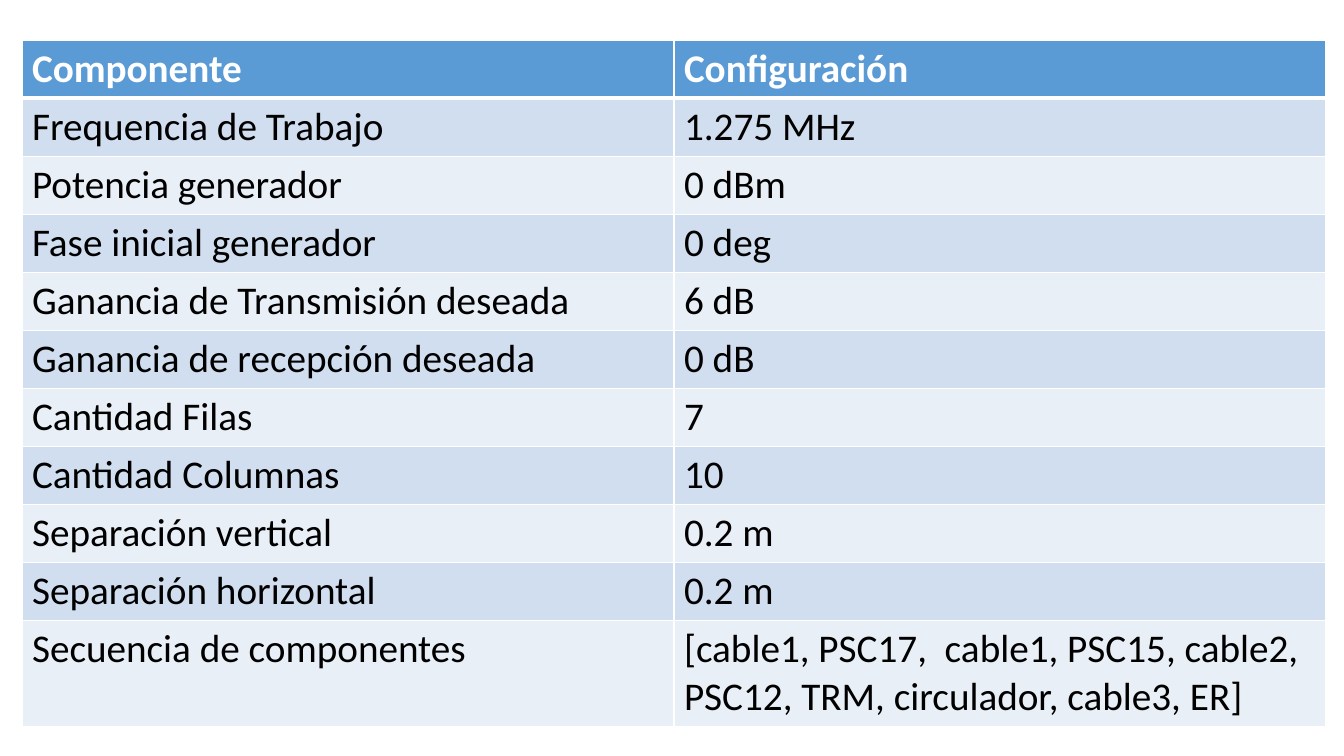
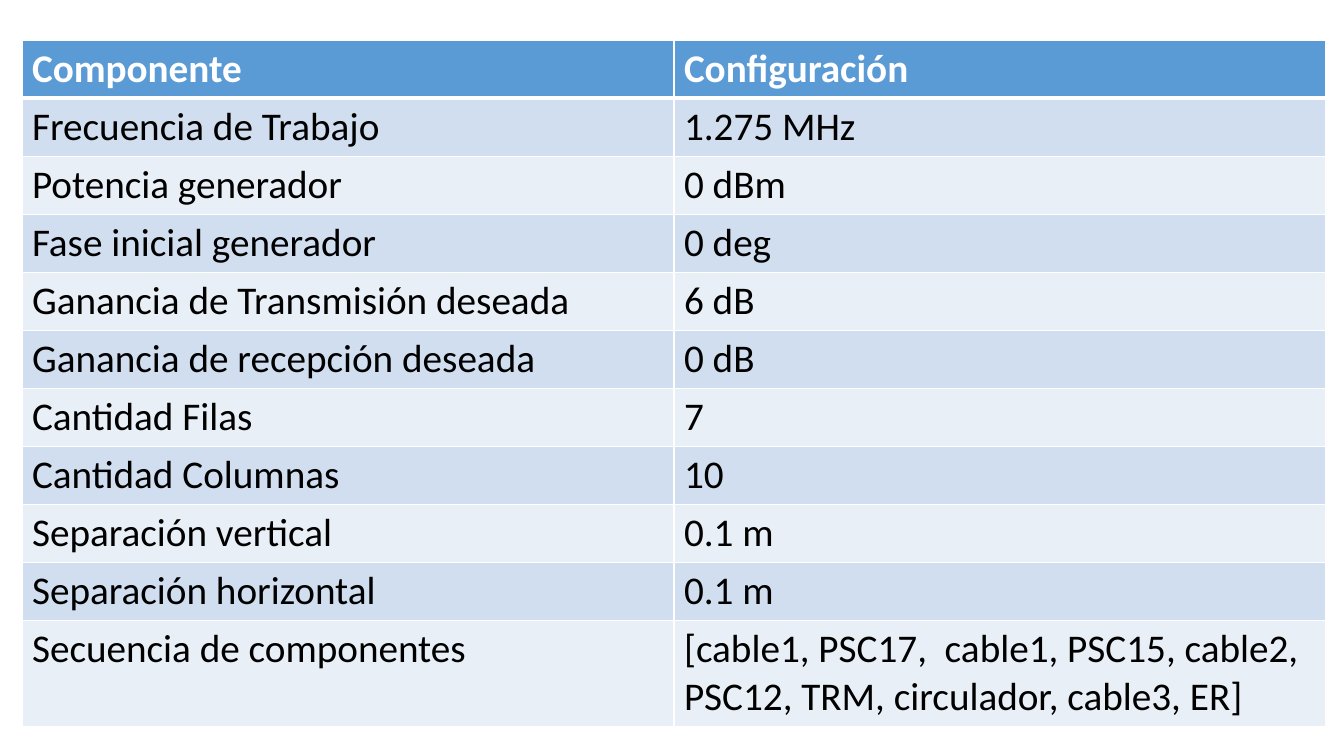
Before and after one commit to franciscoSoler/Polarimetric-Antenna-Calibrator, a slide deck: slide 47 of written/presentation/tesisInformatica.pptm. Drawn at 1344x756 pixels with LibreOffice and Linux fonts; fonts in the diff are those of the drawing. Boxes give left, top, right and bottom in pixels: in the first picture for what was removed or moved away, otherwise in the second. Text is boxed around its words. In the diff, an @@ line names an element or a change of style, - is before the commit and + after.

```diff
--- a/written/presentation/tesisInformatica.pptm
+++ b/written/presentation/tesisInformatica.pptm
@@ table at (22,40,1327,720) @@
-row 2, column 1: Frequencia de Trabajo
+row 2, column 1: Frecuencia de Trabajo
-row 9, column 2: 0.2 m
+row 9, column 2: 0.1 m
-row 10, column 2: 0.2 m
+row 10, column 2: 0.1 m
```
Also in this commit, not shown: 18 other slides changed, 12 slides added, 6 slides removed, 10 other files.
